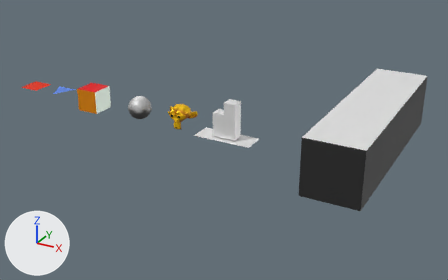
An edit to the COLLADA model example/examples.dae, drawn before and after from the same camera.
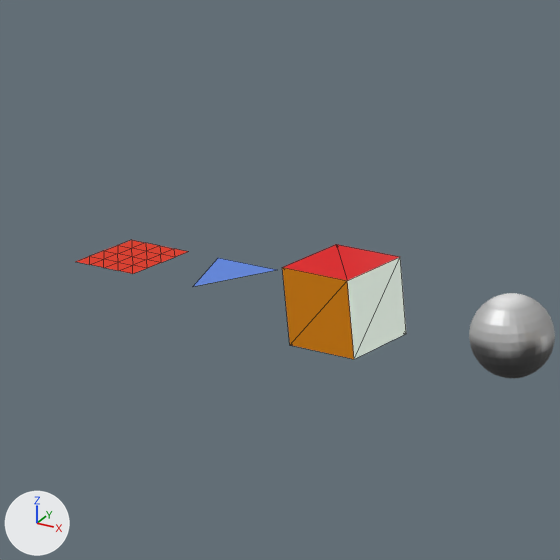
Old and new are each drawn whole from a 50 mm lens placed at (30.48, -40.41, 18.91), pointed at (8.02, 0.43, -1.51) and again close up on the part from 0% to 34% of the width and 6% to 60% of the height. Lighting does not change. The marker at lower left points along +X, +Y and +Z. The close-ups show mesh edges as thin lines.
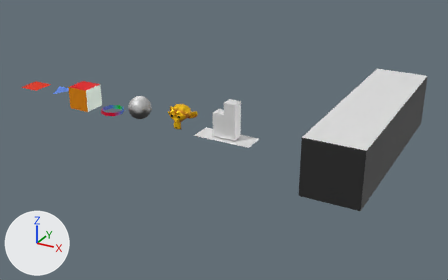
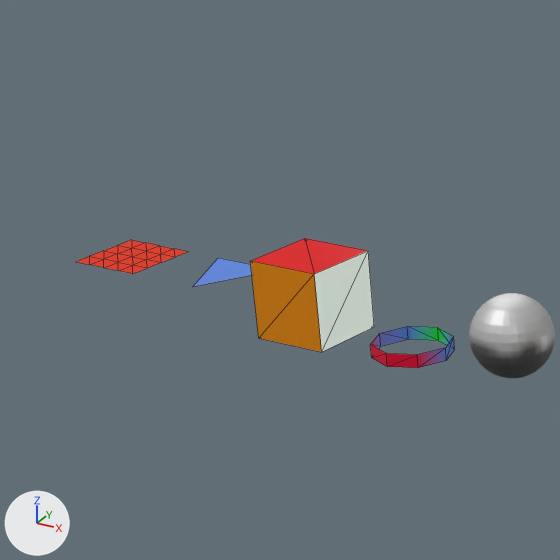
The edits, one by one:
Mesh me_cone is new.
It has 16 vertices, 16 faces and spans x -1.0..1.0, y -1.0..1.0, z -1.0..-0.66.
It uses material mat_outdoorstuff.
Object 'Cube' (ob_cube) moves from (-5.0, 0.0, 0.0) to (-6.0, 0.0, 0.0).
Object 'Cone' (ob_cone) is new; it shows me_cone.
Its location is (-3.0, 0.0, 0.0).

What differs and where, as boxes [x1, y1, x2, y2] in the close-ups (560 x 560 px):
'Cube', moved: before [282, 244, 406, 359]; after [250, 238, 374, 352]
'Cone', added: after [370, 327, 455, 368]
